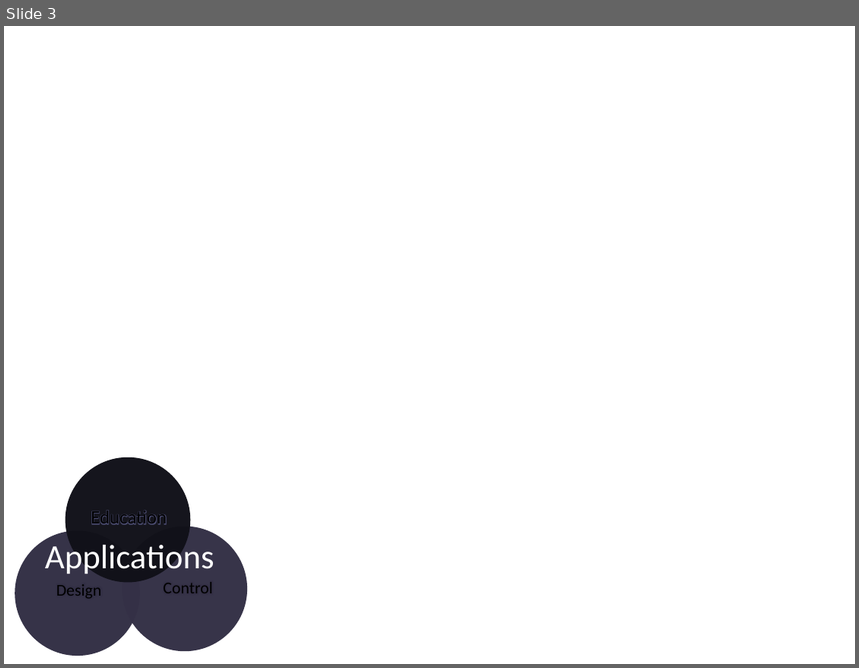
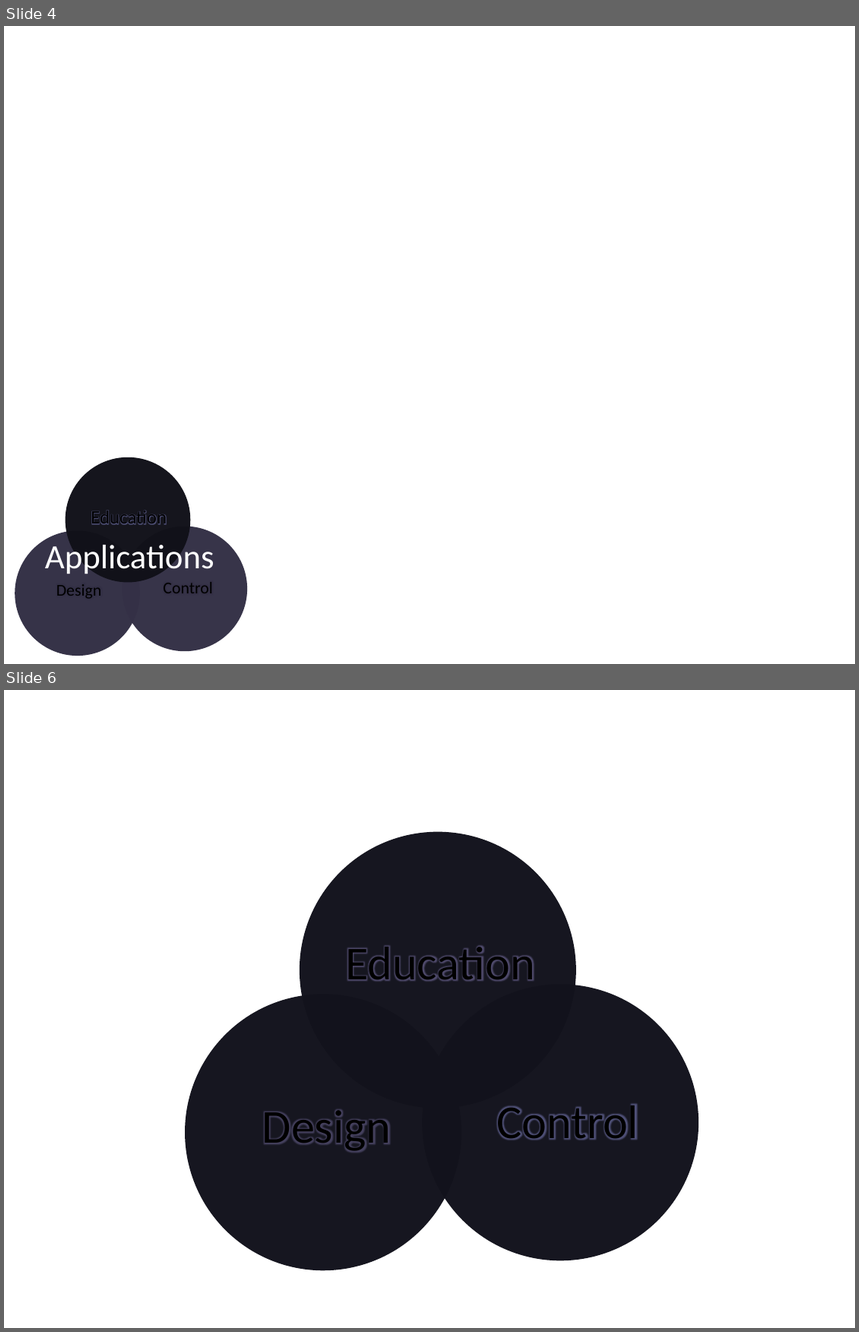
Before and after one commit to aphill70/Capstone-Winter--12, a slide deck: capstone-presentation.pptx. Shown one above the other, each under a label of ours: slide 3 before the commit, slides 4 and 6 after it; the slides between them are not shown. The pictures are 859x668 and 859x1332 pixels, drawn with LibreOffice and Linux fonts; fonts in the diff are those of the drawing. Boxes give left, top, right and bottom in pixels: in the first picture for what was removed or moved away, otherwise in the second. Text is boxed around its words. In the diff, an @@ line names an element or a change of style, - is before the commit and + after.

```diff
--- a/capstone-presentation.pptx
+++ b/capstone-presentation.pptx
@@ slide 6 added at [4,690,855,1328], background #FFFFFF @@
@@ ellipse added at [300,832,576,1109], fill #12121C at 98% opacity @@
@@ text added at [345,945,535,981], 40 pt, text #000000 @@
+Education
@@ ellipse added at [422,985,699,1262], fill #12121C at 98% opacity @@
@@ ellipse added at [184,994,461,1271], fill #12121C at 98% opacity @@
@@ text added at [262,1110,392,1153], 40 pt, text #000000 @@
+Design
@@ text added at [497,1104,639,1140], 40 pt, text #000000 @@
+Control
@@ what was slide 3 is now slide 4 @@
```
Also in this commit, not shown: 1 slide changed.
